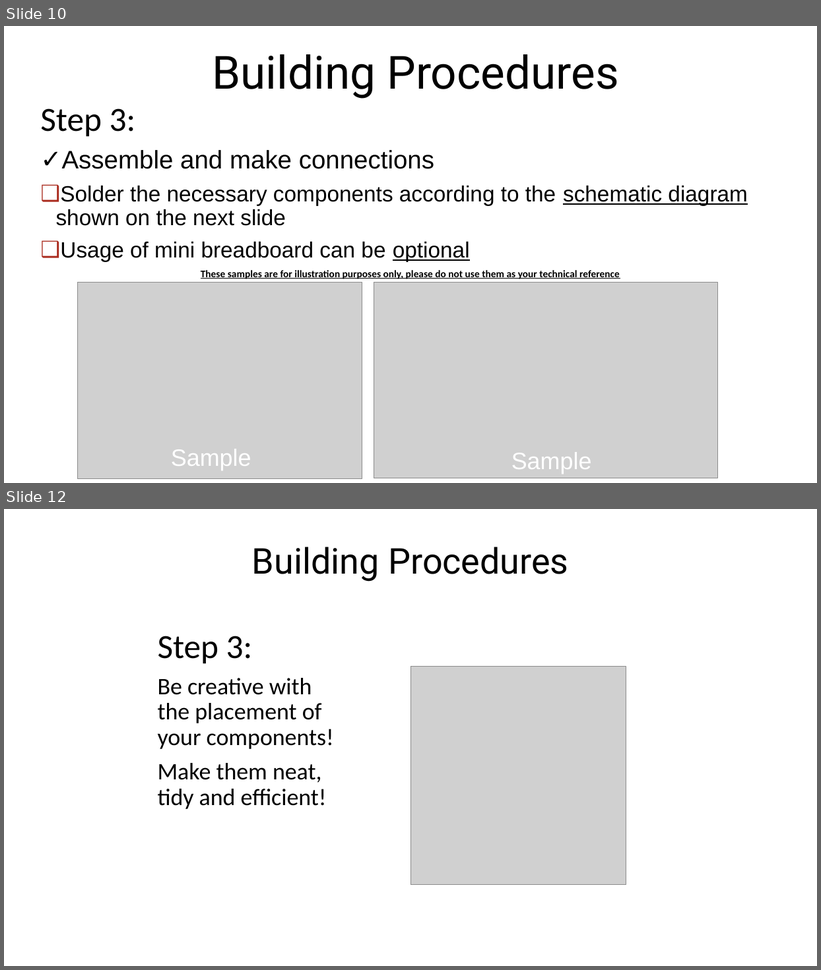
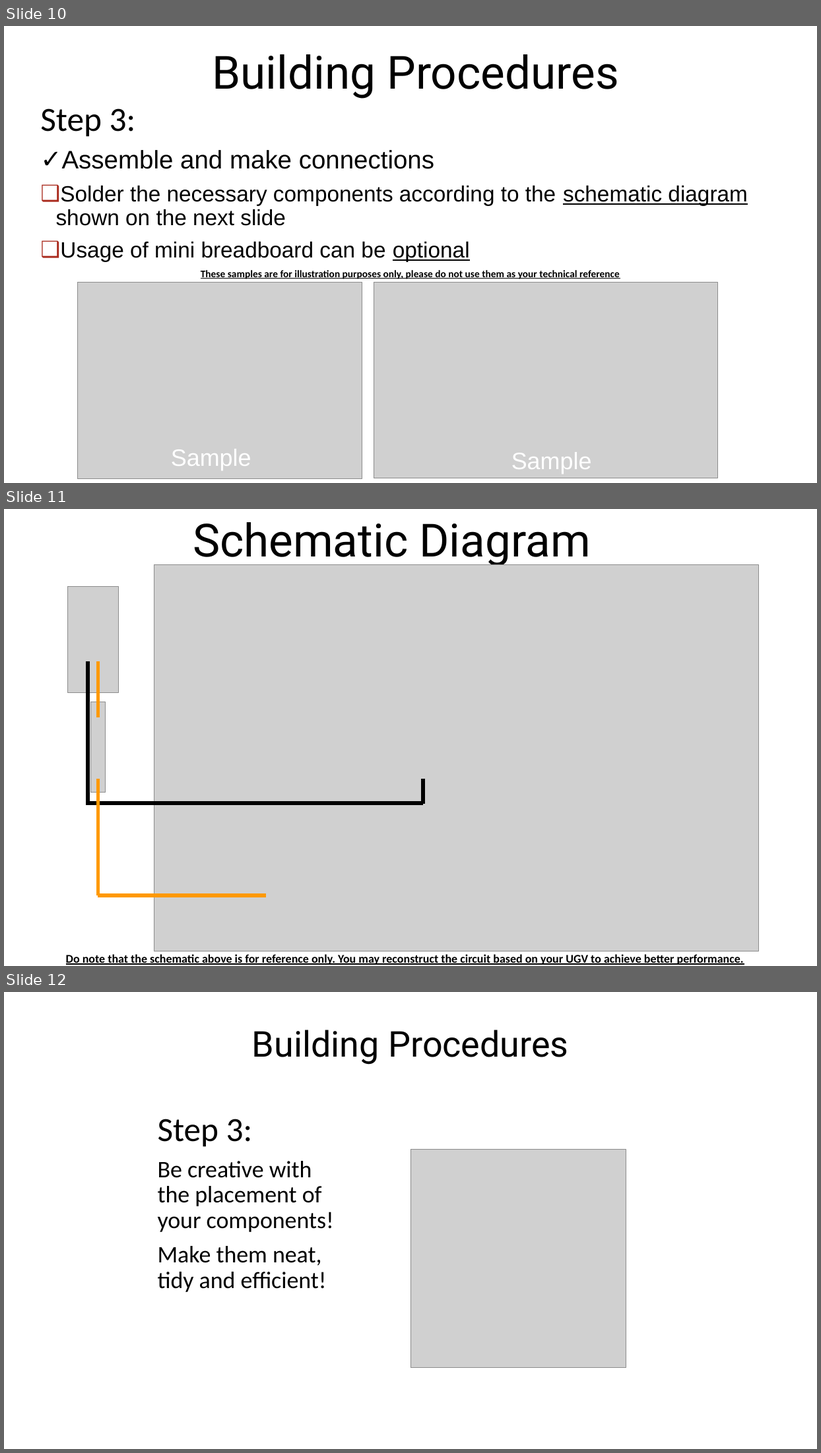
Before and after one commit to ChuaKengPeng/DIP2017, a slide deck: DIP_Phase_1_Lab_Manuals/DIP Lab Manual for Phase 1.pptx. Shown one above the other, each under a label of ours: slides 10 and 12 before the commit, slides 10, 11 and 12 after it; the slides between them are not shown. The pictures are 821x970 and 821x1453 pixels, drawn with LibreOffice and Linux fonts; fonts in the diff are those of the drawing; grey boxes stand for pictures. Boxes give left, top, right and bottom in pixels: in the first picture for what was removed or moved away, otherwise in the second. Text is boxed around its words. In the diff, an @@ line names an element or a change of style, - is before the commit and + after.

```diff
--- a/DIP_Phase_1_Lab_Manuals/DIP Lab Manual for Phase 1.pptx
+++ b/DIP_Phase_1_Lab_Manuals/DIP Lab Manual for Phase 1.pptx
@@ slide 11 added at (x1=4, y1=509, x2=817, y2=966), background #FFFFFF @@
@@ text added at (x1=193, y1=522, x2=591, y2=567), 54 pt, text #000000 @@
+Schematic Diagram
@@ group added at (x1=67, y1=565, x2=759, y2=952): 6 lines, 3 pictures @@
@@ text added at (x1=66, y1=955, x2=744, y2=965), 14 pt, text #000000, bold, underline @@
+Do note that the schematic above is for reference only. You may reconstruct the circuit based on your UGV to achieve better performance.
```
Also in this commit, not shown: 1 slide changed, 1 other slide added, 1 slide removed, 1 other file.
